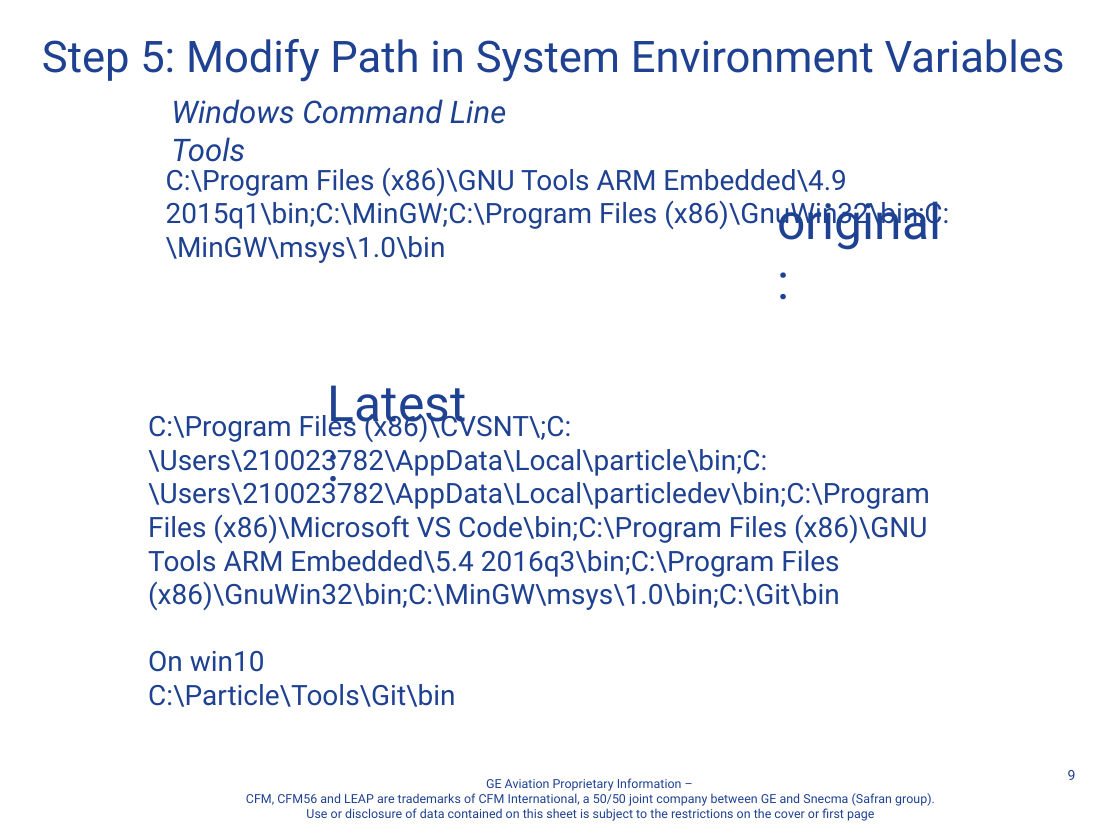
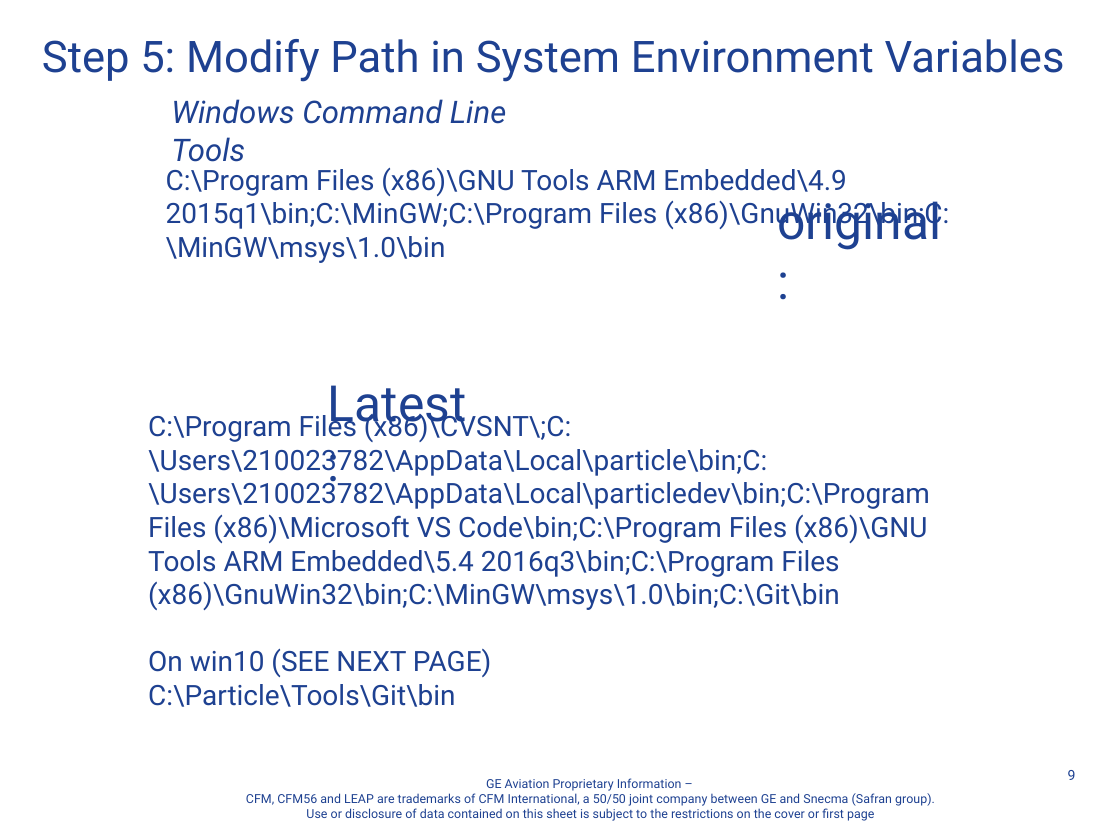
Before and after one commit to davegutz/Wind, a slide deck: slide 9 of Documentation/A Course Controls Laptop Setup Instructions Standalone Photon.pptx. Drawn at 1120x840 pixels with LibreOffice and Linux fonts; fonts in the diff are those of the drawing; background and template pictures are left out. Boxes give left, top, right and bottom in pixels: in the first picture for what was removed or moved away, otherwise in the second. Text is boxed around its words. In the diff, an @@ line names an element or a change of style, - is before the commit and + after.

```diff
--- a/Documentation/A Course Controls Laptop Setup Instructions Standalone Photon.pptx
+++ b/Documentation/A Course Controls Laptop Setup Instructions Standalone Photon.pptx
@@ text at (148,648,492,677): text changed @@
-On win10
+On win10 (SEE NEXT PAGE)
```
Also in this commit, not shown: 6 other slides changed, 1 slide added.
